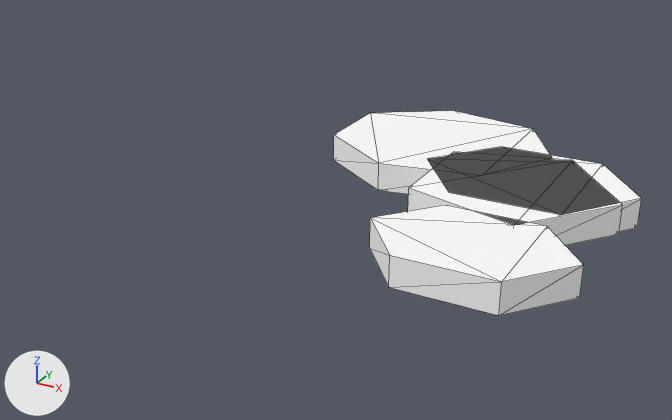
The glTF model game/assets/nature/stones_3.glb as it was, and as the next commit left it.
The view is the same before and after, from a 50 mm camera at (0.712, -1.658, 0.818) aimed at (-0.111, -0.162, 0.069). Lighting does not change. The marker at lower left points along +X, +Y and +Z. The picture after the commit comes second. Mesh edges are drawn as thin lines. Vertices at exactly the same position are counted once.

Objects in the first picture: 'stones_3'.
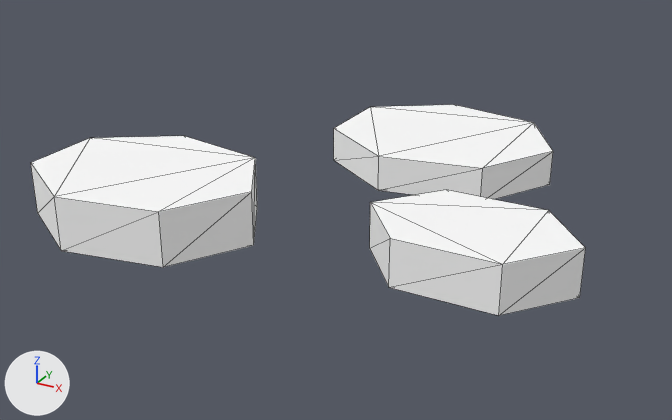
Changed parts and their boxes [x1, y1, x2, y2] in the pictures (672 x 420 px; the box of a moved part takes in the faces that stretch with it):
'stones_3', reshaped (80% wider)
    before: [334, 111, 642, 315]
    after: [31, 105, 586, 315]
part 1 of me_stones_3, added
    after: [31, 136, 257, 267]
part 2 of me_stones_3, deleted
    before: [428, 147, 642, 232]
part 3 of me_stones_3, deleted
    before: [408, 152, 623, 245]
part 4 of me_stones_3, moved or reshaped
    before: [334, 111, 584, 315]
    after: [334, 105, 586, 315]

The edits, one by one:
me_stones_3 is used by ob_stones_3; location (0.0, 0.0, 0.0).
Verts and faces of me_stones_3; kept vertices keep their numbers, new ones are numbered from 48.
Before the commit, vertices of me_stones_3: 7 (0.23, 0.149, 0.14) at pixel (552, 157), 8 (0.137, 0.311, 0.14) at pixel (533, 128), 9 (-0.072, 0.351, 0.14) at pixel (453, 110), 10 (-0.239, 0.239, 0.14) at pixel (370, 112), 11 (-0.239, 0.06, 0.14) at pixel (333, 134).
Before the commit, vertices of me_stones_3: 12 (-0.072, -0.052, 0.14) at pixel (378, 163), 13 (0.137, -0.012, 0.14) at pixel (482, 175), 20 (0.418, -0.304, 0.14) at pixel (583, 264), 21 (0.322, -0.187, 0.14) at pixel (547, 226), 22 (0.131, -0.187, 0.14) at pixel (445, 205).
Before the commit, vertices of me_stones_3: 23 (0.036, -0.304, 0.14) at pixel (370, 217), 24 (0.131, -0.421, 0.14) at pixel (389, 255), 25 (0.322, -0.421, 0.14) at pixel (501, 281).
me_stones_3 had 48 vertices, 80 faces and spanned x -0.239..0.439, y -0.421..0.351, z 0.08..0.14.
me_stones_3 now has 40 vertices, 68 faces and spans x -0.604..0.418, y -0.579..0.351, z 0.08..0.185.
me_stones_3 part 1: a new loose piece, a 7-sided cylinder along z spanning x -0.604..-0.153, y -0.579..-0.21, z 0.08..0.185, in mat_stone (white #ffffff).
me_stones_3 part 2: the loose piece of 12 vertices spanning x 0.005..0.439, y -0.128..0.164, z 0.08..0.14 is deleted.
me_stones_3 part 3: the loose piece of 10 vertices spanning x 0.037..0.415, y -0.212..0.155, z 0.08..0.14 is deleted.
Part 4, on me_stones_3:
Vertices 7 to 13 move by (0.0, 0.0, 0.015).
Vertices 20 to 25 move by (0.0, 0.0, 0.03).
